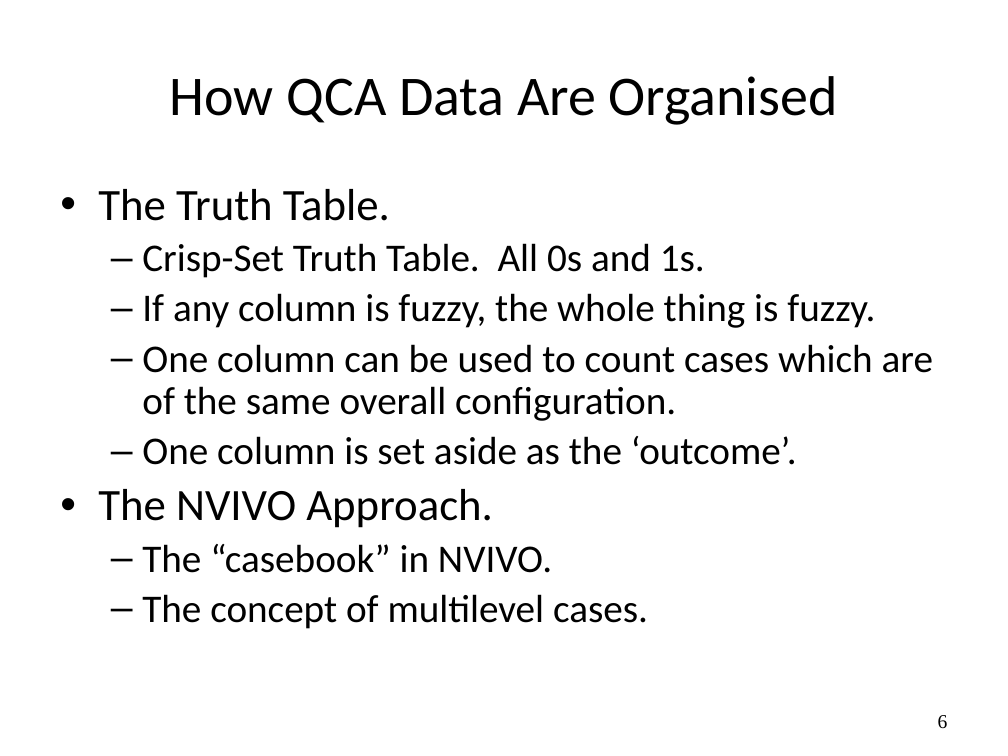
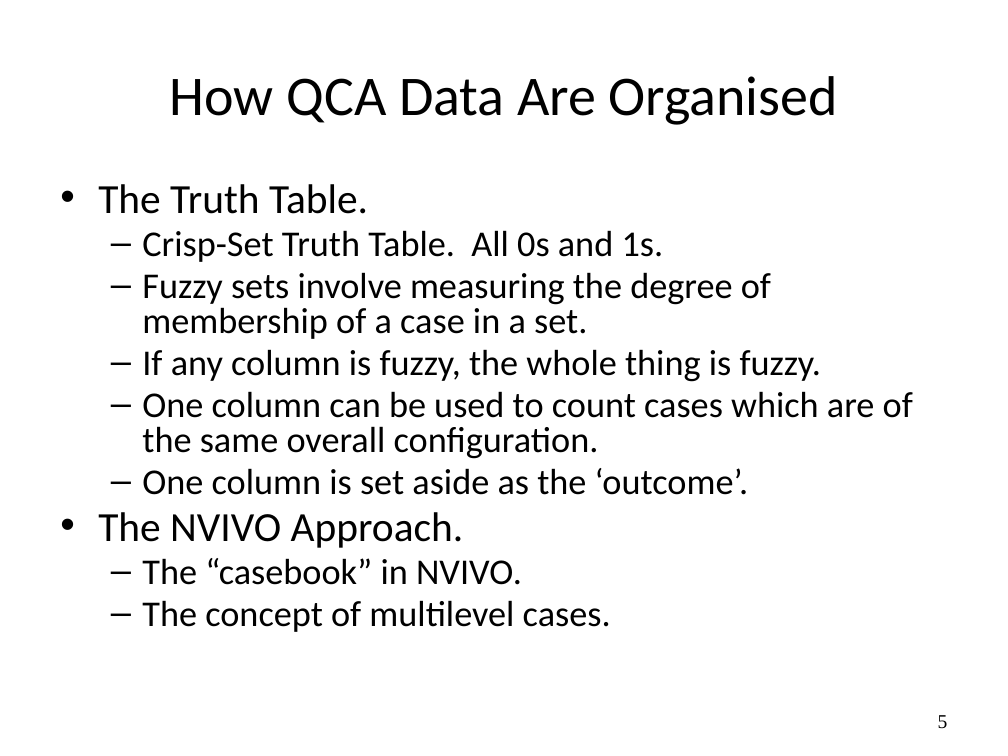
Before and after one commit to WendyOlsen/fsgof, a slide deck: slide 5 of FuzzyQCAConsistencyWithGoodnessofFitTestsOlsen2016.pptx (slide 6 before the commit). Drawn at 1008x756 pixels with LibreOffice and Linux fonts; fonts in the diff are those of the drawing. Boxes give left, top, right and bottom in pixels: in the first picture for what was removed or moved away, otherwise in the second. Text is boxed around its words. In the diff, an @@ line names an element or a change of style, - is before the commit and + after.

```diff
--- a/FuzzyQCAConsistencyWithGoodnessofFitTestsOlsen2016.pptx
+++ b/FuzzyQCAConsistencyWithGoodnessofFitTestsOlsen2016.pptx
@@ text at [98,184,913,632]: size 32 to 29.6 pt in "The Truth Table.", "The NVIVO Approach."; size 28 to 25.9 pt in "Crisp-Set Truth Table. All 0s and 1s.", "If any column is fuzzy, the whole ...", "One column can be used to count ...", "One column is set aside as the ..." and 2 more places; line spacing 0.9 to 0.8 @@
@@ text at [142,272,771,339]: paragraph added @@
+  – Fuzzy sets involve measuring the degree of membership of a case in a set.
@@ page number at [938,715,948,729]: text changed @@
-6
+5
```
Also in this commit, not shown: 28 other slides changed, 12 slides added, 13 slides removed.
